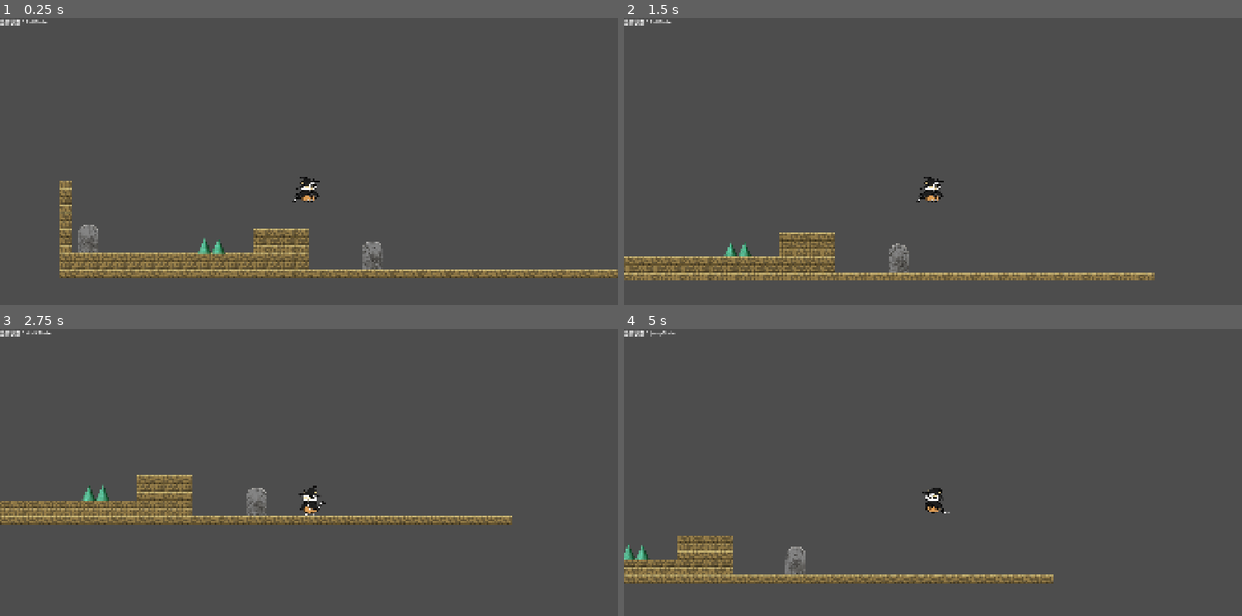
Above: before the commit, frames 1-4 (two rows, left to right).
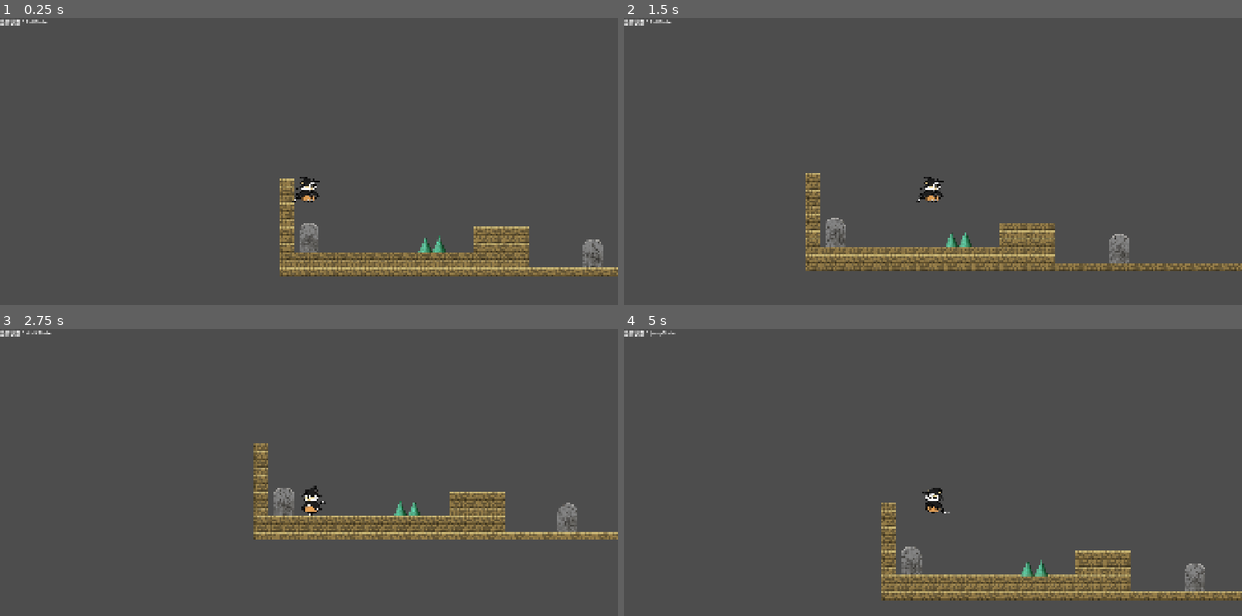
Above: after the commit, the same moments.

Repository: XiChen1234/Miaoge
Game: Godot game, scene res://Scenes/Level/level_01.tscn
The game is run twice, just before and just after one commit, with the same random seed, the same clock (stepped at 60 frames per second) and the same inputs.
Inputs:
- Up to frame 1 (0.25 s): no input
- Up to frame 2 (1.5 s): hold D (move_right) from 0.53 s (still down); tap Space (jump) at 0.77 s
- Up to frame 3 (2.75 s): tap Space (jump) at 1.52 s; release D (move_right) at 2.03 s; hold A (move_left) from 2.03 s (still down)
- Up to frame 4 (5 s): release A (move_left) at 2.78 s; hold D (move_right) 2.78-4.28 s; tap Space (jump) at 3.02, 3.77, 4.52 s; hold A (move_left) from 4.28 s (still down)

The runs differ from the first frame. In frame 1, 9.5% of the frame differs, in the area x 9-100%, y 55-91%; in frame 2, 10%, in the area x 0-100%, y 54-92%; in frame 3, 8.8%; in frame 4, 8.6%.

Commit message:
feat: add checkpoint respawn feature

Diff:
--- a/Scenes/Item/Checkpoint/checkpoint.gd
+++ b/Scenes/Item/Checkpoint/checkpoint.gd
@@ -3,9 +3,17 @@
 
 signal player_entered_checkpoint(checkpoint: Checkpoint)
 
-@export var index: int = 0
+@export var index: int = 0 # 0表示出生点
+@export var is_active: bool = false
+
+
+@onready var spawn_point: Marker2D = $SpawnPoint
 
 
 func _on_player_entered(body: Node2D) -> void:
+	if is_active:
+		return
+
 	if body is Player:
 		player_entered_checkpoint.emit(self)
+		is_active = true
--- a/Scenes/Item/Checkpoint/checkpoint.tscn
+++ b/Scenes/Item/Checkpoint/checkpoint.tscn
@@ -19,6 +19,6 @@
 shape = SubResource("RectangleShape2D_fo7p1")
 
 [node name="SpawnPoint" type="Marker2D" parent="." unique_id=53549805]
-position = Vector2(70, 0)
+position = Vector2(0, -200)
 
 [connection signal="body_entered" from="." to="." method="_on_player_entered"]
--- a/Scenes/Level/level.gd
+++ b/Scenes/Level/level.gd
@@ -2,7 +2,7 @@
 class_name Level
 
 
-@onready var player: Player = $Entities/Player
+@onready var player: Player = $Entities/Player # 这个Player是一定有的
 @onready var checkpoints: Node2D = $Checkpoints
 
 var current_checkpoint: Checkpoint
@@ -15,7 +15,8 @@
 			if child.index == 0:
 				current_checkpoint = child
 
-
+	player.death_signal.connect(_on_player_death)
+	player.global_position = current_checkpoint.spawn_point.global_position
 
 func _on_checkpoint_entered(checkpoint: Checkpoint) -> void:
 	if current_checkpoint == null:
@@ -23,3 +24,9 @@
 
 	if checkpoint.index > current_checkpoint.index:
 		current_checkpoint = checkpoint
+
+
+func _on_player_death() -> void:
+	print("death")
+	print("玩家死亡，当前检查点：", current_checkpoint.index)
+	player.respawn(current_checkpoint.spawn_point.global_position)
--- a/Scenes/Level/level.tscn
+++ b/Scenes/Level/level.tscn
@@ -8,7 +8,8 @@
 
 [node name="Checkpoints" type="Node2D" parent="." unique_id=1264216311]
 
-[node name="Checkpoint" parent="Checkpoints" unique_id=1547685949 instance=ExtResource("2_1ov45")]
+[node name="SpawnPoint" parent="Checkpoints" unique_id=1547685949 instance=ExtResource("2_1ov45")]
+is_active = true
 
 [node name="World" type="Node2D" parent="." unique_id=674977725]
 
--- a/Scenes/Level/level_01.tscn
+++ b/Scenes/Level/level_01.tscn
@@ -10,11 +10,16 @@
 [node name="Level01" unique_id=1015833882 instance=ExtResource("1_qdp5y")]
 script = ExtResource("2_ibctf")
 
-[node name="Checkpoint" parent="Checkpoints" parent_id_path=PackedInt32Array(1264216311) index="0" unique_id=1547685949]
+[node name="SpawnPoint" parent="Checkpoints" parent_id_path=PackedInt32Array(1264216311) index="0" unique_id=1547685949]
 position = Vector2(-686, 205)
 
-[node name="Checkpoint2" parent="Checkpoints" parent_id_path=PackedInt32Array(1264216311) index="1" unique_id=1553233800 instance=ExtResource("3_nub01")]
+[node name="Checkpoint1" parent="Checkpoints" parent_id_path=PackedInt32Array(1264216311) index="1" unique_id=1553233800 instance=ExtResource("3_nub01")]
 position = Vector2(196, 256)
+index = 1
+
+[node name="Checkpoint2" parent="Checkpoints" parent_id_path=PackedInt32Array(1264216311) index="2" unique_id=493231393 instance=ExtResource("3_nub01")]
+position = Vector2(627, 256)
+index = 2
 
 [node name="GroundLayer" type="TileMapLayer" parent="World/StaticWorld" parent_id_path=PackedInt32Array(218725469) index="0" unique_id=1735390104]
 scale = Vector2(0.15, 0.15)
--- a/Scenes/Player/State/death_state.gd
+++ b/Scenes/Player/State/death_state.gd
@@ -21,17 +21,20 @@
 
 	var tween := player.create_tween()
 	tween.set_parallel(true)
-
 	tween.tween_property(
 		player.visual,
 		"position:y",
 		player.visual.position.y - 80.0,
 		1.2
 	)
-
 	tween.tween_property(
 		player.visual,
 		"modulate:a",
 		0.0,
 		1.2
 	)
+	tween.finished.connect(_on_death_animation_finished)
+
+
+func _on_death_animation_finished() -> void:
+	player.death_signal.emit()
--- a/Scenes/Player/player.gd
+++ b/Scenes/Player/player.gd
@@ -3,7 +3,7 @@
 
 
 signal animation_finished(animation_name: StringName)
-signal dead()
+signal death_signal()
 
 
 # ===== 移动 =====
@@ -104,7 +104,17 @@
 ## 玩家死亡接口
 func die() -> void:
 	state_machine.handle_event(&"death")
-	dead.emit()
+
+
+## 玩家重生接口
+func respawn(spawn_position: Vector2) -> void:
+	global_position = spawn_position
+	velocity = Vector2.ZERO
+	health = _max_health
+	set_invincible(false)
+	visual.modulate.a = 1.0
+	visual.position = Vector2.ZERO
+	state_machine.change_state(state_machine.init_state)
 
 
 ## 玩家无敌状态设置接口
